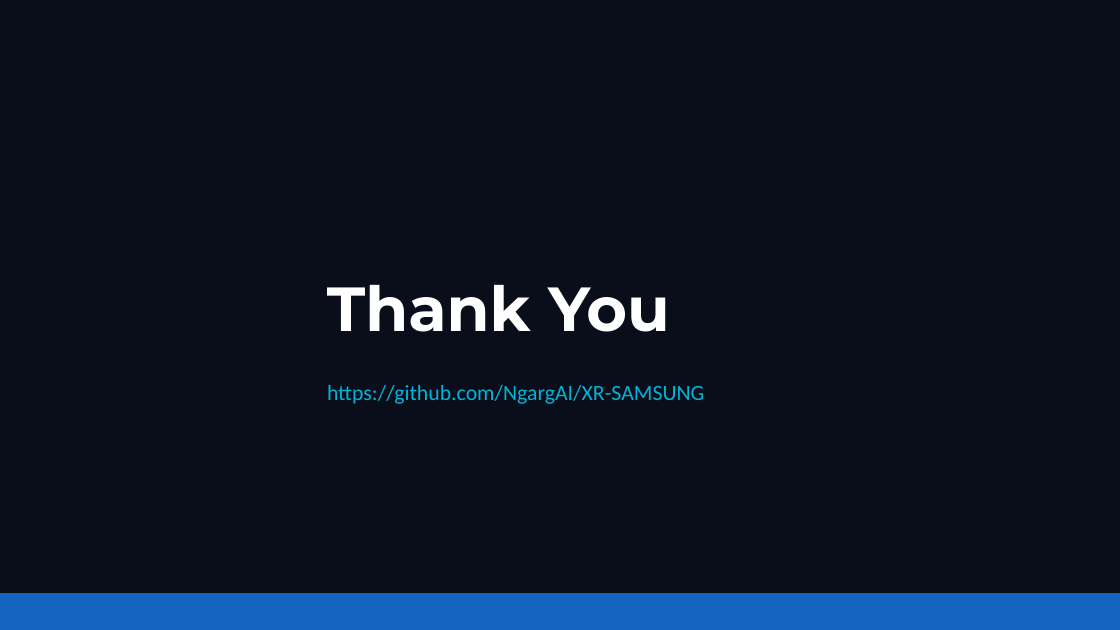
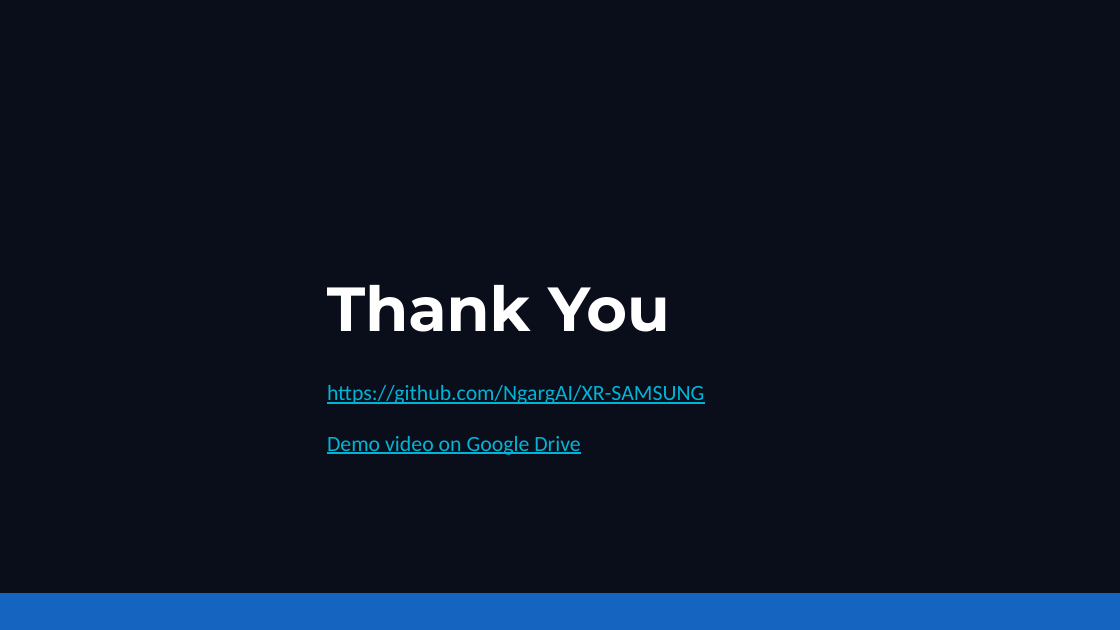
Before and after one commit to NgargAI/XR-SAMSUNG, a slide deck: slide 10 of presentation/TIET_TrinityStack.pptx. Drawn at 1120x630 pixels with LibreOffice and Linux fonts; fonts in the diff are those of the drawing. Boxes give left, top, right and bottom in pixels: in the first picture for what was removed or moved away, otherwise in the second. Text is boxed around its words. In the diff, an @@ line names an element or a change of style, - is before the commit and + after.

```diff
--- a/presentation/TIET_TrinityStack.pptx
+++ b/presentation/TIET_TrinityStack.pptx
@@ text "https://github.com/NgargAI/XR-SAMSUNG" at box(327, 385, 704, 404): underline on @@
@@ text added at box(327, 436, 581, 455), 14 pt, text #00B4D8, underline @@
+Demo video on Google Drive
```
Also in this commit, not shown: 1 other slide changed, 4 other files.
